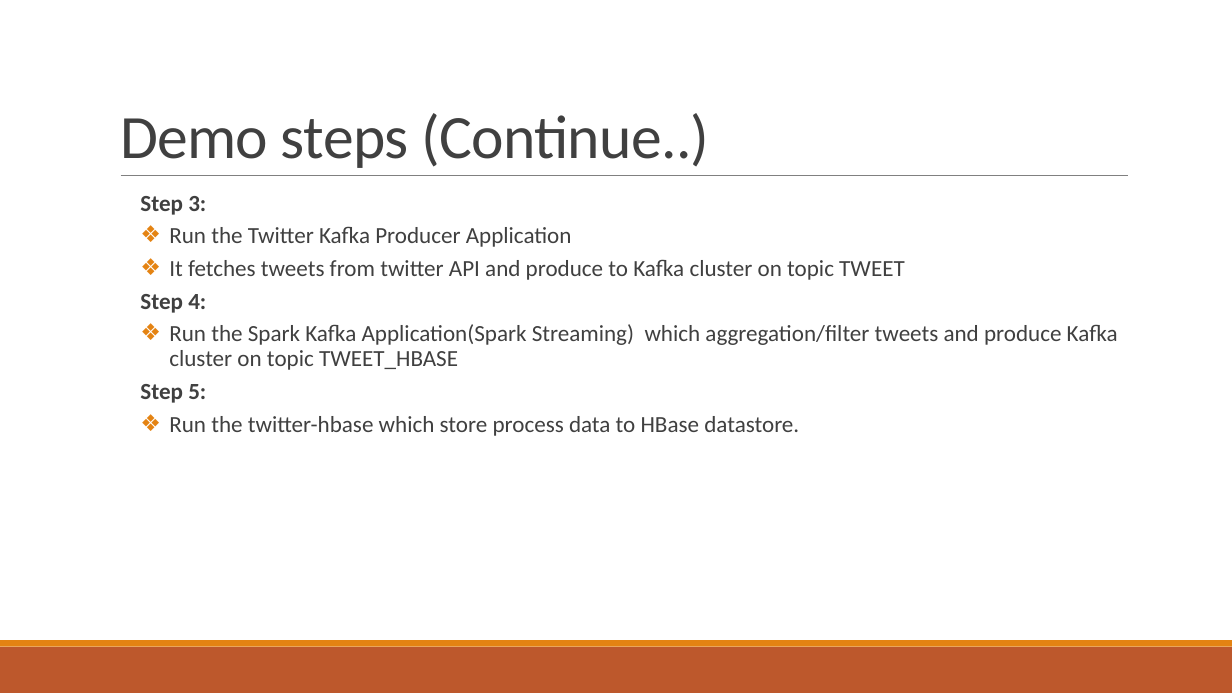
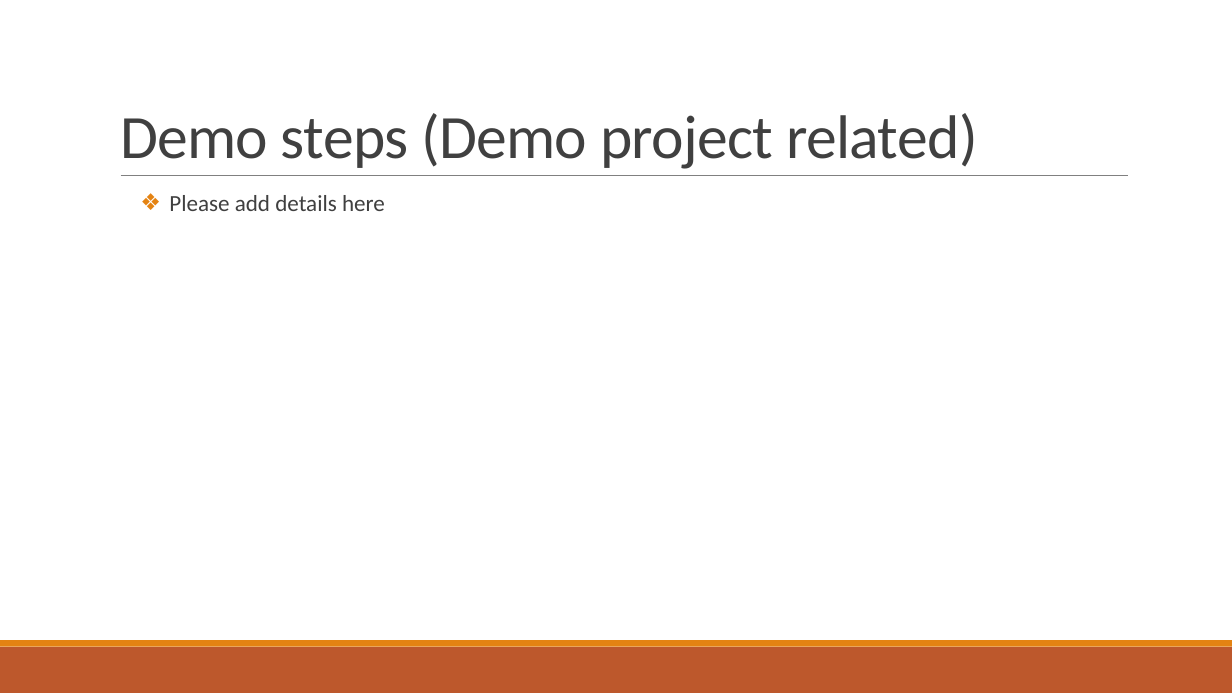
Before and after one commit to pbudhathoki/CS523-BDT-SoccorAnalyser, a slide deck: slide 12 of Final Project-SoccorAnalyser-Group4.pptx (slide 14 before the commit). Drawn at 1232x693 pixels with LibreOffice and Linux fonts; fonts in the diff are those of the drawing. Boxes give left, top, right and bottom in pixels: in the first picture for what was removed or moved away, otherwise in the second. Text is boxed around its words. In the diff, an @@ line names an element or a change of style, - is before the commit and + after.

Commit message:
Project presentation file modification

```diff
--- a/Final Project-SoccorAnalyser-Group4.pptx
+++ b/Final Project-SoccorAnalyser-Group4.pptx
@@ title at (x1=120, y1=113, x2=977, y2=169): text changed @@
-Demo steps (Continue..)
+Demo steps (Demo project related)
@@ text at (x1=169, y1=195, x2=385, y2=211): text changed @@
-  Step 3:
-  ❖ Run the Twitter Kafka Producer Application
-  ❖ It fetches tweets from twitter API and produce to Kafka cluster on topic TWEET
-  Step 4:
-  ❖ Run the Spark Kafka Application(Spark Streaming) which aggregation/filter tweets and produce Kafka cluster on topic TWEET_HBASE
-  Step 5:
-  ❖ Run the twitter-hbase which store process data to HBase datastore.
+  ❖ Please add details here
```
Also in this commit, not shown: 3 other slides changed, 2 slides added, 3 slides removed.
